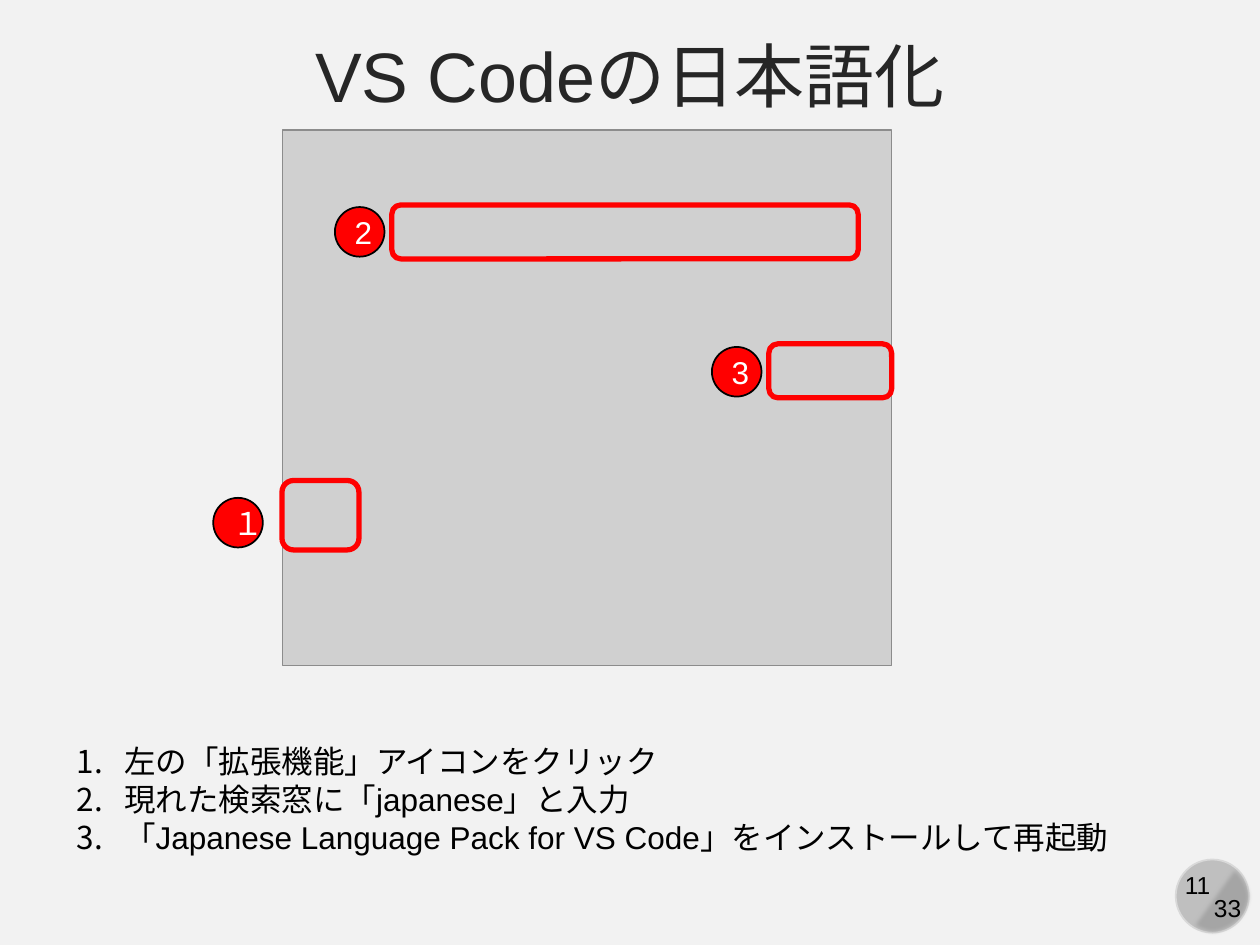
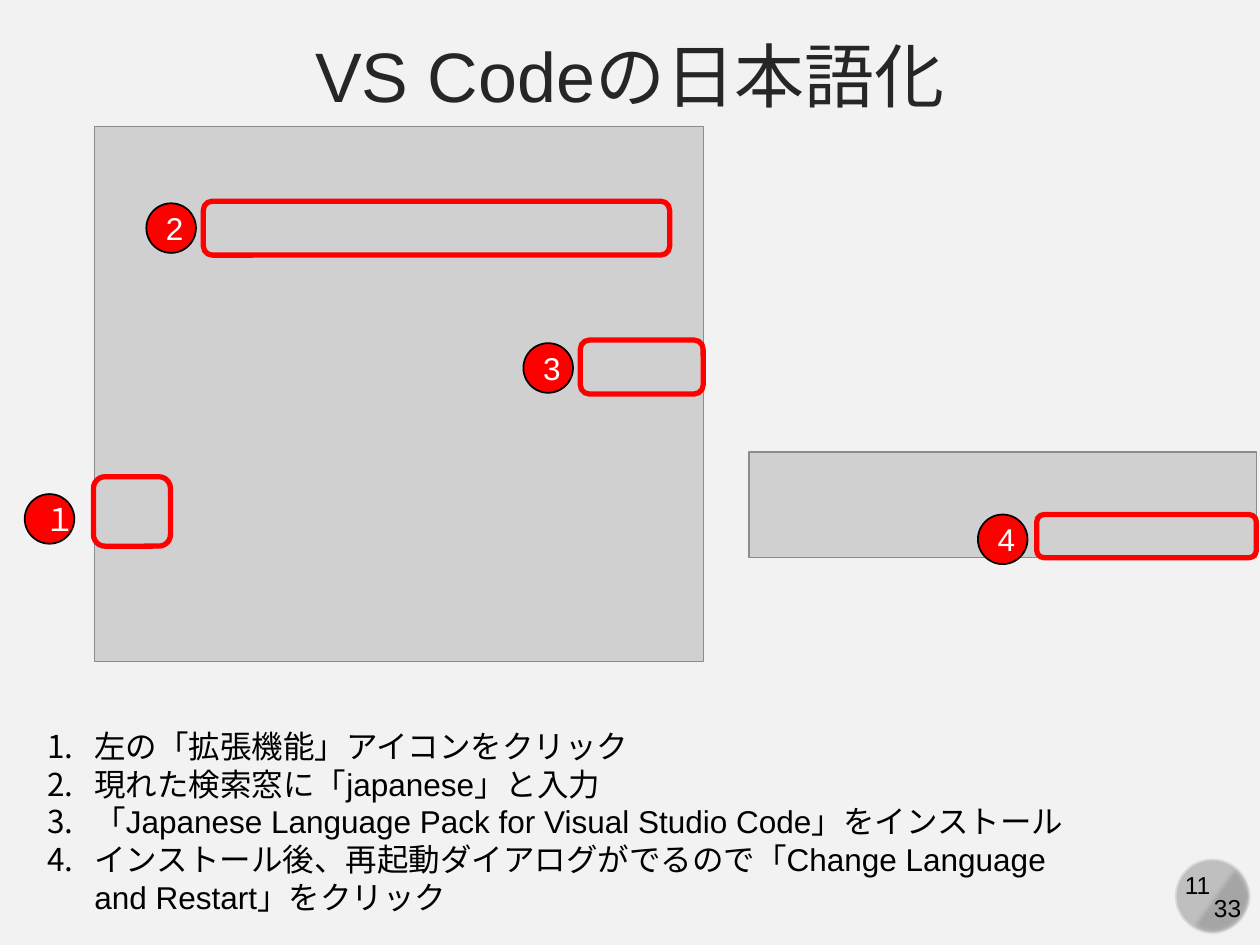
Before and after one commit to kaityo256/github, a slide deck: slide 11 of practice_basic/fig/slide.pptx. Drawn at 1260x945 pixels with LibreOffice and Linux fonts; fonts in the diff are those of the drawing; grey boxes stand for pictures. Boxes give left, top, right and bottom in pixels: in the first picture for what was removed or moved away, otherwise in the second. Text is boxed around its words. In the diff, an @@ line names an element or a change of style, - is before the commit and + after.

Commit message:
update pptx

```diff
--- a/practice_basic/fig/slide.pptx
+++ b/practice_basic/fig/slide.pptx
@@ 3 ellipses, 3 rounded rectangles, 1 picture moved together from (x1=213, y1=130, x2=891, y2=665) to (x1=25, y1=126, x2=703, y2=662) @@
@@ picture added at (x1=748, y1=452, x2=1256, y2=558) @@
@@ ellipse added at (x1=978, y1=514, x2=1027, y2=563), fill #FF0000, outline #000000 1 pt, 18 pt, text #FFFFFF @@
+4
@@ rounded rectangle added at (x1=1037, y1=514, x2=1256, y2=557), outline #FF0000 3 pt @@
@@ text "左の「拡張機能」アイコンをクリック" moved from (x1=124, y1=746, x2=1108, y2=856) to (x1=94, y1=731, x2=1063, y2=912) @@
@@ text at (x1=94, y1=806, x2=1063, y2=912): text changed @@
-3. 「Japanese Language Pack for VS Code」をインストールして再起動
+3. 「Japanese Language Pack for Visual Studio Code」をインストール
+4. インストール後、再起動ダイアログがでるので「Change Language and Restart」をクリック
```
Also in this commit, not shown: 3 other slides changed, 3 other files.
